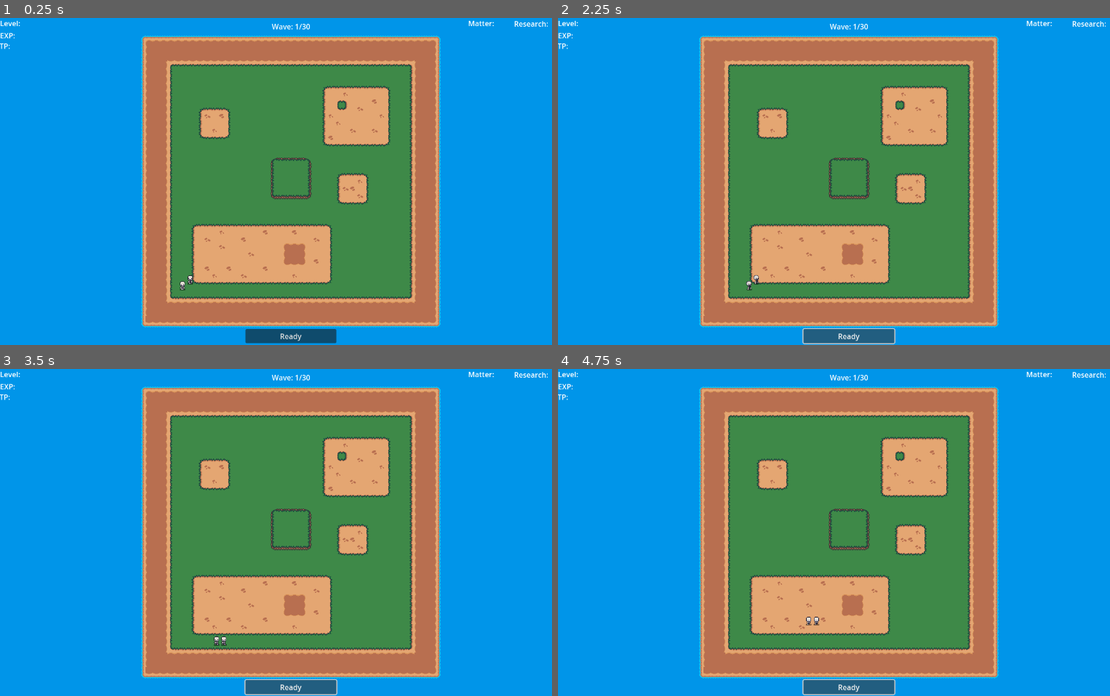
Above: before the commit, frames 1-4 (two rows, left to right).
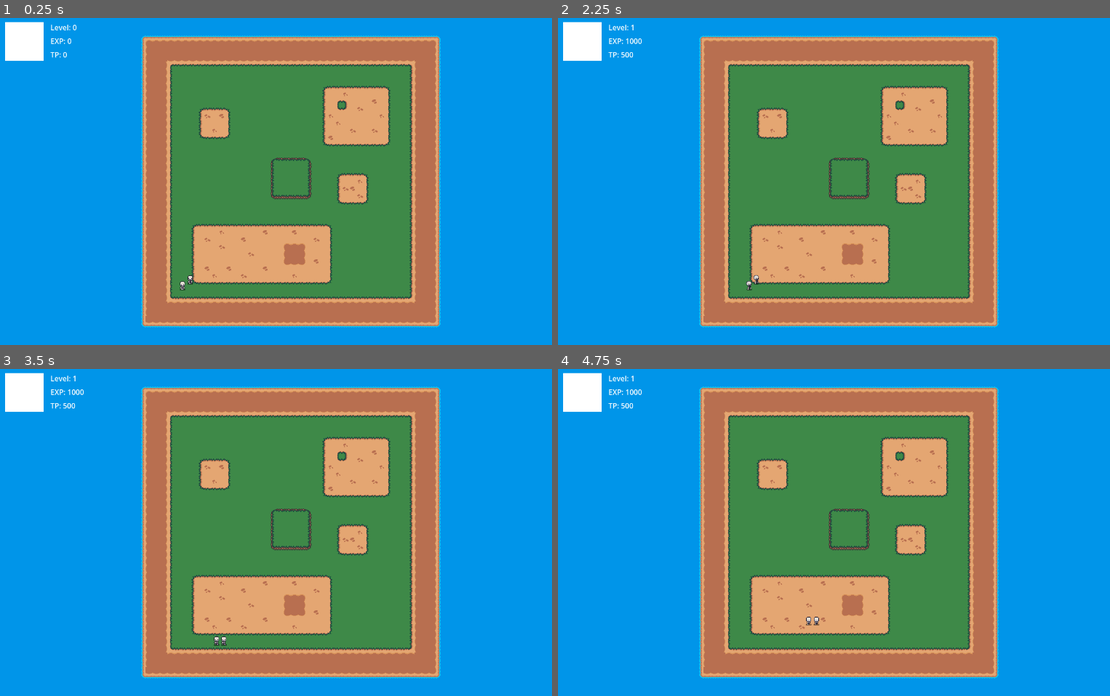
Above: after the commit, the same moments.

Repository: Rowan-Maynor/conjure
Game: Godot game, scene res://scenes/main.tscn
The game is run twice, just before and just after one commit, with the same random seed, the same clock (stepped at 60 frames per second) and the same inputs.
Inputs (mouse positions are in pixels of both pictures, inside the frame that each line leads up to):
- Up to frame 1 (0.25 s): no input
- Up to frame 2 (2.25 s): click (850, 335) at 0.5 s, where only the run before the commit has a clickable "Ready"; click (850, 335) at 1.25 s, where only the run before the commit has a clickable "Ready"; hold Right (move_right) from 2.03 s (still down)
- Up to frame 3 (3.5 s): release Right (move_right) at 2.78 s; hold Down (move_down) from 2.78 s (still down)
- Up to frame 4 (4.75 s): release Down (move_down) at 3.53 s; hold Right (move_right) 3.53-4.28 s; hold Up (move_up) from 4.28 s (still down)

The runs differ from the first frame. In frame 1, 1.9% of the frame differs, in the area x 0-100%, y 0-100%; in frame 2, 2.0%; in frame 3, 2.0%; in frame 4, 2.0%.

Commit message:
Created basic JSON save system

Diff:
--- a/project.godot
+++ b/project.godot
@@ -53,6 +53,11 @@
 , Object(InputEventKey,"resource_local_to_scene":false,"resource_name":"","device":-1,"window_id":0,"alt_pressed":false …(183 unchanged characters)…
 ]
 }
+clear_data={
+"deadzone": 0.2,
+"events": [Object(InputEventKey,"resource_local_to_scene":false,"resource_name":"","device":-1,"window_id":0,"alt_pressed":false,"shift_pressed":true,"ctrl_pressed":true,"meta_pressed":false,"pressed":false,"keycode":0,"physical_keycode":68,"key_label":0,"unicode":68,"location":0,"echo":false,"script":null)
+]
+}
 
 [layer_names]
 
--- a/scenes/main.tscn
+++ b/scenes/main.tscn
@@ -1,6 +1,7 @@
-[gd_scene load_steps=26 format=4 uid="uid://dm76mg2k73lxk"]
+[gd_scene load_steps=28 format=4 uid="uid://dm76mg2k73lxk"]
 
 [ext_resource type="Texture2D" uid="uid://cjeicm00qeewr" path="res://assets/sprites/Tiles/Path_Middle.png" id="1_tipki"]
+[ext_resource type="Script" uid="uid://cof62ids57e6o" path="res://scripts/main.gd" id="1_ya4ey"]
 [ext_resource type="Texture2D" uid="uid://s253v7kf2tb7" path="res://assets/sprites/Tiles/Path_Tile.png" id="2_85g3d"]
 [ext_resource type="Texture2D" uid="uid://c2x35xwwg60p" path="res://assets/sprites/Tiles/FarmLand_Tile.png" id="3_choun"]
 [ext_resource type="Texture2D" uid="uid://brnfh6p17woa1" path="res://assets/sprites/Tiles/Grass_Middle.png" id="4_ya4ey"]
@@ -9,6 +10,7 @@
 [ext_resource type="Texture2D" uid="uid://dsa4clabykjg3" path="res://assets/sprites/Tiles/Water_Middle.png" id="7_a8y0u"]
 [ext_resource type="Texture2D" uid="uid://bqrxn06et0rqv" path="res://assets/sprites/Tiles/Water_Tile.png" id="8_jkv2x"]
 [ext_resource type="PackedScene" uid="uid://c78ysnebai1o6" path="res://scenes/skeleton.tscn" id="9_85g3d"]
+[ext_resource type="PackedScene" uid="uid://b578nkptq5xnm" path="res://scenes/main_ui.tscn" id="11_eb6dy"]
 
 [sub_resource type="TileSetAtlasSource" id="TileSetAtlasSource_jbj1t"]
 texture = ExtResource("1_tipki")
@@ -139,6 +141,7 @@
 size = Vector2(10, 635)
 
 [node name="Default-stage" type="Node2D"]
+script = ExtResource("1_ya4ey")
 metadata/_edit_vertical_guides_ = [640.0]
 metadata/_edit_horizontal_guides_ = [360.0]
 
@@ -149,54 +152,6 @@
 [node name="Camera2D" type="Camera2D" parent="."]
 position = Vector2(640, 360)
 position_smoothing_enabled = true
-
-[node name="CanvasLayer" type="CanvasLayer" parent="."]
-
-[node name="ready_button" type="Button" parent="CanvasLayer"]
-custom_minimum_size = Vector2(200, 0)
-offset_left = 540.0
-offset_top = 685.0
-offset_right = 740.0
-offset_bottom = 716.0
-text = "Ready"
-
-[node name="matter_total" type="Label" parent="CanvasLayer"]
-offset_left = 1030.0
-offset_right = 1092.0
-offset_bottom = 23.0
-text = "Matter: "
-
-[node name="research_total" type="Label" parent="CanvasLayer"]
-offset_left = 1131.0
-offset_top = 1.0
-offset_right = 1211.0
-offset_bottom = 24.0
-text = "Research: "
-
-[node name="player_level" type="Label" parent="CanvasLayer"]
-offset_right = 40.0
-offset_bottom = 23.0
-text = "Level:"
-
-[node name="player_exp" type="Label" parent="CanvasLayer"]
-offset_top = 27.0
-offset_right = 40.0
-offset_bottom = 50.0
-text = "EXP: "
-
-[node name="player_tp" type="Label" parent="CanvasLayer"]
-offset_left = -1.0
-offset_top = 50.0
-offset_right = 39.0
-offset_bottom = 73.0
-text = "TP: "
-
-[node name="wave_counter" type="Label" parent="CanvasLayer"]
-offset_left = 598.0
-offset_top = 7.0
-offset_right = 683.0
-offset_bottom = 30.0
-text = "Wave: 1/30"
 
 [node name="boundries" type="StaticBody2D" parent="."]
 
@@ -239,3 +194,9 @@
 
 [node name="Skeleton2" parent="." instance=ExtResource("9_85g3d")]
 position = Vector2(418, 578)
+
+[node name="Main-ui" parent="." instance=ExtResource("11_eb6dy")]
+offset_left = 1.0
+offset_top = -1.0
+offset_right = 1.0
+offset_bottom = -1.0
--- /dev/null
+++ b/scenes/main_ui.tscn
@@ -0,0 +1,40 @@
+[gd_scene format=3 uid="uid://b578nkptq5xnm"]
+
+[node name="Main-ui" type="Control"]
+layout_mode = 3
+anchors_preset = 15
+anchor_right = 1.0
+anchor_bottom = 1.0
+grow_horizontal = 2
+grow_vertical = 2
+
+[node name="ColorRect" type="ColorRect" parent="."]
+layout_mode = 0
+offset_left = 10.0
+offset_top = 10.0
+offset_right = 95.0
+offset_bottom = 95.0
+
+[node name="level" type="Label" parent="."]
+layout_mode = 0
+offset_left = 110.0
+offset_top = 10.0
+offset_right = 159.0
+offset_bottom = 33.0
+text = "Level: "
+
+[node name="exp" type="Label" parent="."]
+layout_mode = 0
+offset_left = 110.0
+offset_top = 40.0
+offset_right = 150.0
+offset_bottom = 63.0
+text = "EXP: "
+
+[node name="tp" type="Label" parent="."]
+layout_mode = 0
+offset_left = 110.0
+offset_top = 70.0
+offset_right = 150.0
+offset_bottom = 93.0
+text = "TP:"
--- /dev/null
+++ b/scripts/main.gd
@@ -0,0 +1,65 @@
+extends Node2D
+
+var player_data_path = "user://player_data.json"
+var player_data: Dictionary = {}
+
+func _ready():
+	load_player_data(player_data_path)
+	update_player_data_ui(player_data)
+
+	await get_tree().create_timer(2).timeout
+	player_data.level += 1
+	player_data.exp += 1000
+	player_data.tp += 500
+
+	save_player_data(player_data_path, player_data)
+	update_player_data_ui(player_data)
+
+	print("Done!")
+
+func _input(event: InputEvent) -> void:
+	if(Input.is_action_pressed("clear_data")):
+		clear_player_data(player_data_path)
+
+func update_player_data_ui(data):
+	$"Main-ui/level".text = "Level: " + str(int(data.level))
+	$"Main-ui/exp".text = "EXP: " + str(int(data.exp))
+	$"Main-ui/tp".text = "TP: " + str(int(data.tp))
+
+func load_player_data(path):
+	if not FileAccess.file_exists(path):
+		print("No save file found, attempting to create")
+		var data = {
+			"exp":0.0,
+			"level":0.0,
+			"name":"Test Name 1",
+			"tp":0.0
+			}
+		save_player_data(path, data)
+
+	var file = FileAccess.open(path, FileAccess.READ)
+	var json = file.get_as_text()
+	var json_object = JSON.new()
+
+	json_object.parse(json)
+	player_data = json_object.data
+
+func save_player_data(path, data):
+	var file = FileAccess.open(path, FileAccess.WRITE)
+	if file:
+		var json_text = JSON.stringify(data)
+		file.store_string(json_text)
+	else:
+		print("Failed to open or create file")
+
+func clear_player_data(path):
+	var file = FileAccess.open(path, FileAccess.WRITE)
+	var data = {
+		"exp":0.0,
+		"level":0.0,
+		"name":"Test Name 1",
+		"tp":0.0
+		}
+	save_player_data(path, data)
+	load_player_data(path)
+	update_player_data_ui(player_data)
Not shown, added: scripts/main.gd.uid
